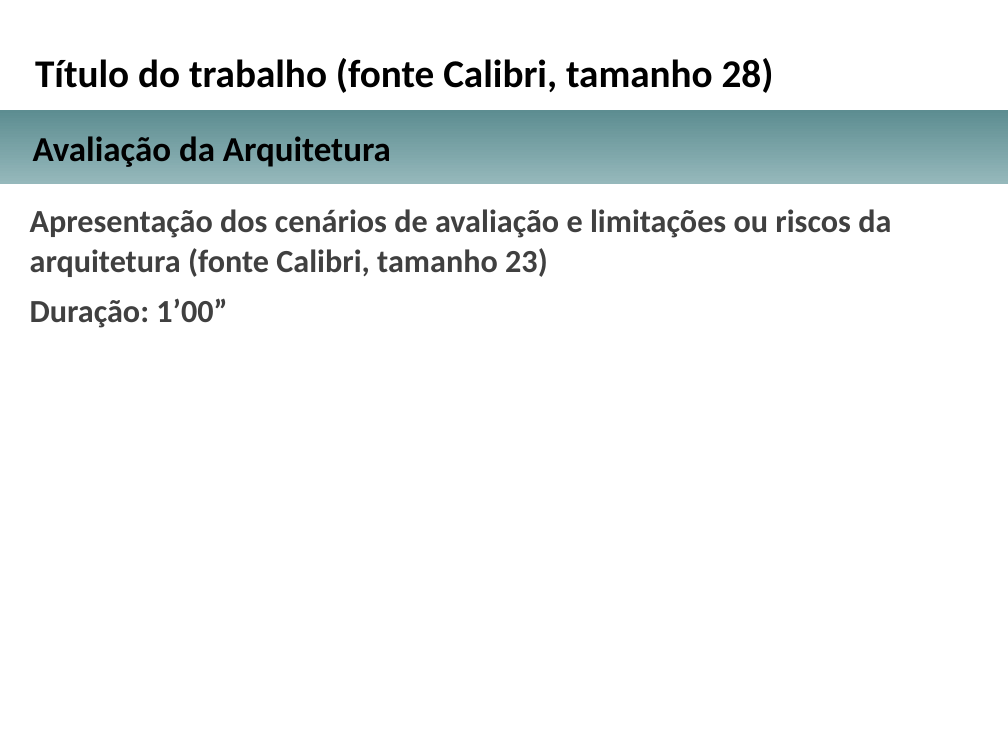
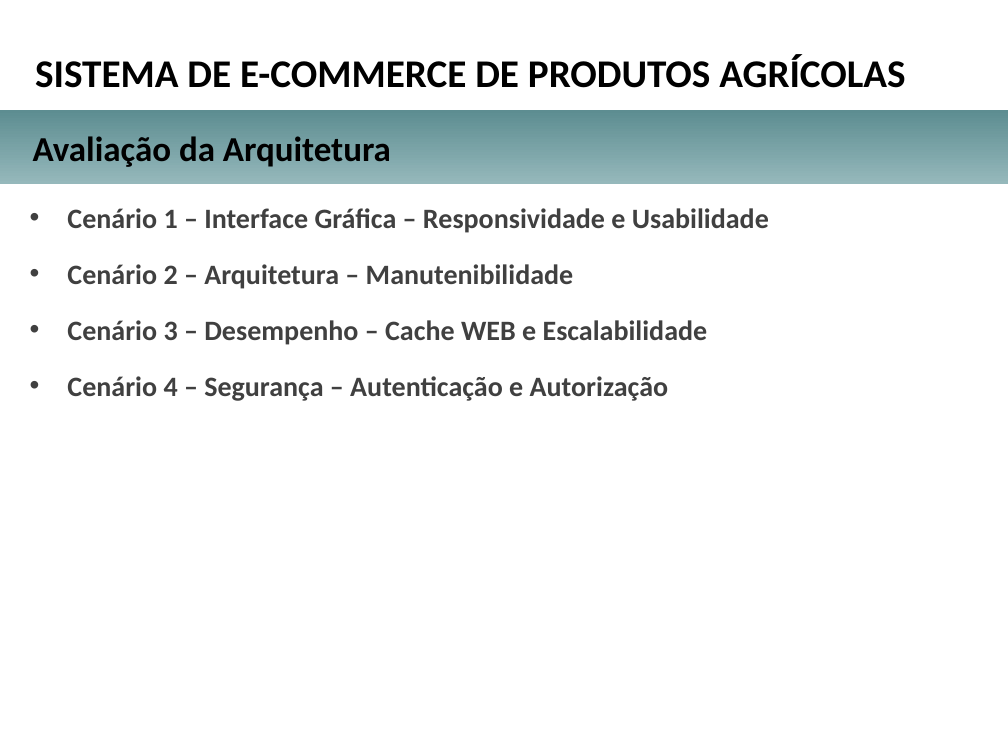
Before and after one commit to herberton/tcc, a slide deck: slide 21 of apresentacao.pptx (slide 16 before the commit). Drawn at 1008x756 pixels with LibreOffice and Linux fonts; fonts in the diff are those of the drawing; background and template pictures are left out. Boxes give left, top, right and bottom in pixels: in the first picture for what was removed or moved away, otherwise in the second. Text is boxed around its words. In the diff, an @@ line names an element or a change of style, - is before the commit and + after.

```diff
--- a/apresentacao.pptx
+++ b/apresentacao.pptx
@@ text at (35,54,905,88): text changed @@
-Título do trabalho (fonte Calibri, tamanho 28)
+SISTEMA DE E-COMMERCE DE PRODUTOS AGRÍCOLAS
@@ text at (67,208,769,401): text changed; size 23 to 20 pt @@
-Apresentação dos cenários de avaliação e limitações ou riscos da arquitetura (fonte Calibri, tamanho 23)
-Duração: 1’00”
+• Cenário 1 – Interface Gráfica – Responsividade e Usabilidade
+• Cenário 2 – Arquitetura – Manutenibilidade
+• Cenário 3 – Desempenho – Cache WEB e Escalabilidade
+• Cenário 4 – Segurança – Autenticação e Autorização
```
Also in this commit, not shown: 5 other slides changed, 8 slides added, 3 slides removed, 1 other file.
